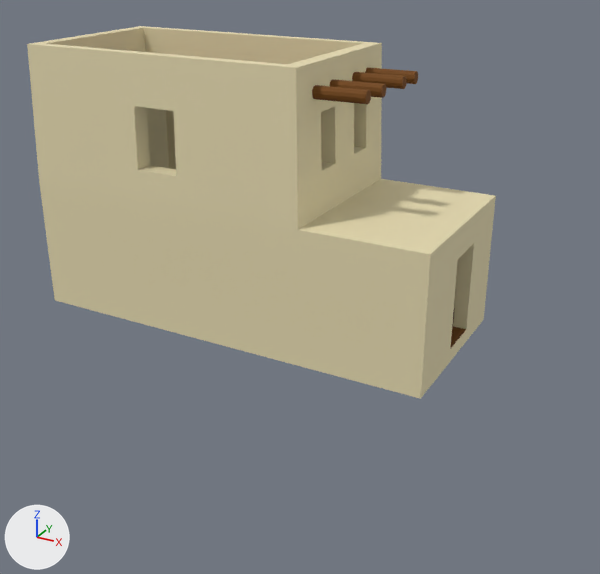
One commit to the glTF model assets/shoe.glb: the scene before it, then after it.
The view is the same before and after, from a 50 mm lens placed at (5.65, -9.19, 5.08), pointed at (0.7, -0.19, 0.58). Arrows for +X, +Y and +Z are at lower left; the lights stay in place. Vertices at the same position are counted once.

Objects in the first picture: 'shoe'.
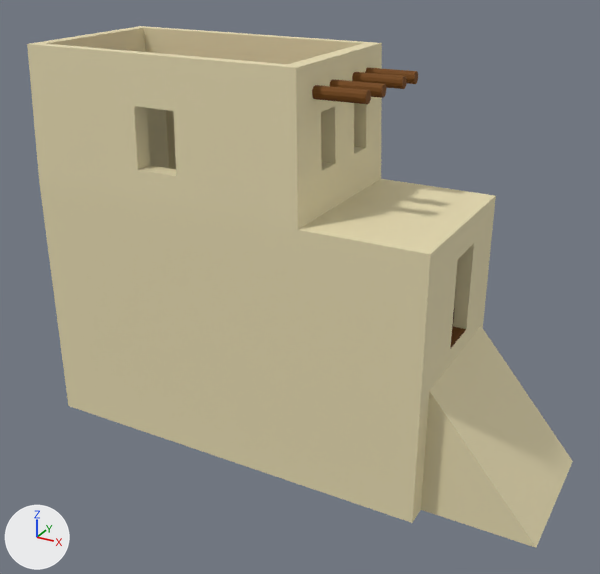
Boxes [x1, y1, x2, y2] around the edits, measured in the pictures (600 x 574 px):
'shoe', reshaped (16% wider, 40% taller)
    before: [27, 26, 496, 399]
    after: [27, 26, 573, 548]
part 1 of me_mesh_0, added (beige)
    after: [55, 301, 573, 548]

The change, as a list of edits to the scene's bpy script:
```text
Change me_mesh_0:
    used by ob_shoe; location = (0.0, 0.0, 0.0)
    remove me_mesh_0.from_pydata(...)  # 248 vertices, 492 faces; spans x -2.85..2.85, y -1.2..1.2, z 0.0..3.63
    add me_mesh_0.from_pydata(...)  # 272 vertices, 564 faces; spans x -2.85..4.32, y -1.2..1.2, z -1.8..3.63
    me_mesh_0 part 1
    8 vertices are added at x 2.79..4.32, y -0.91..1.09, z -1.8..0.0
    16 new vertices lie (0.0, 0.0, -1.8) away from vertices in x -2.85..2.85, y -1.2..1.2, z 0.0
    72 new faces join them, mat_house_mat (beige #eadfb5)
```
